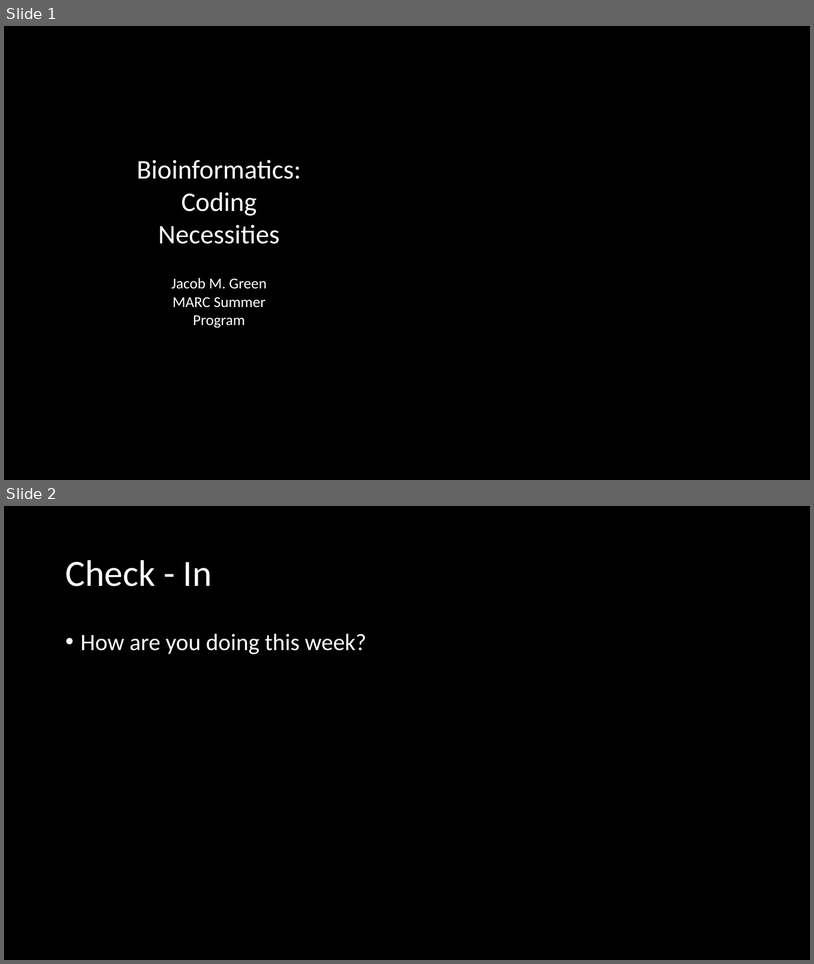
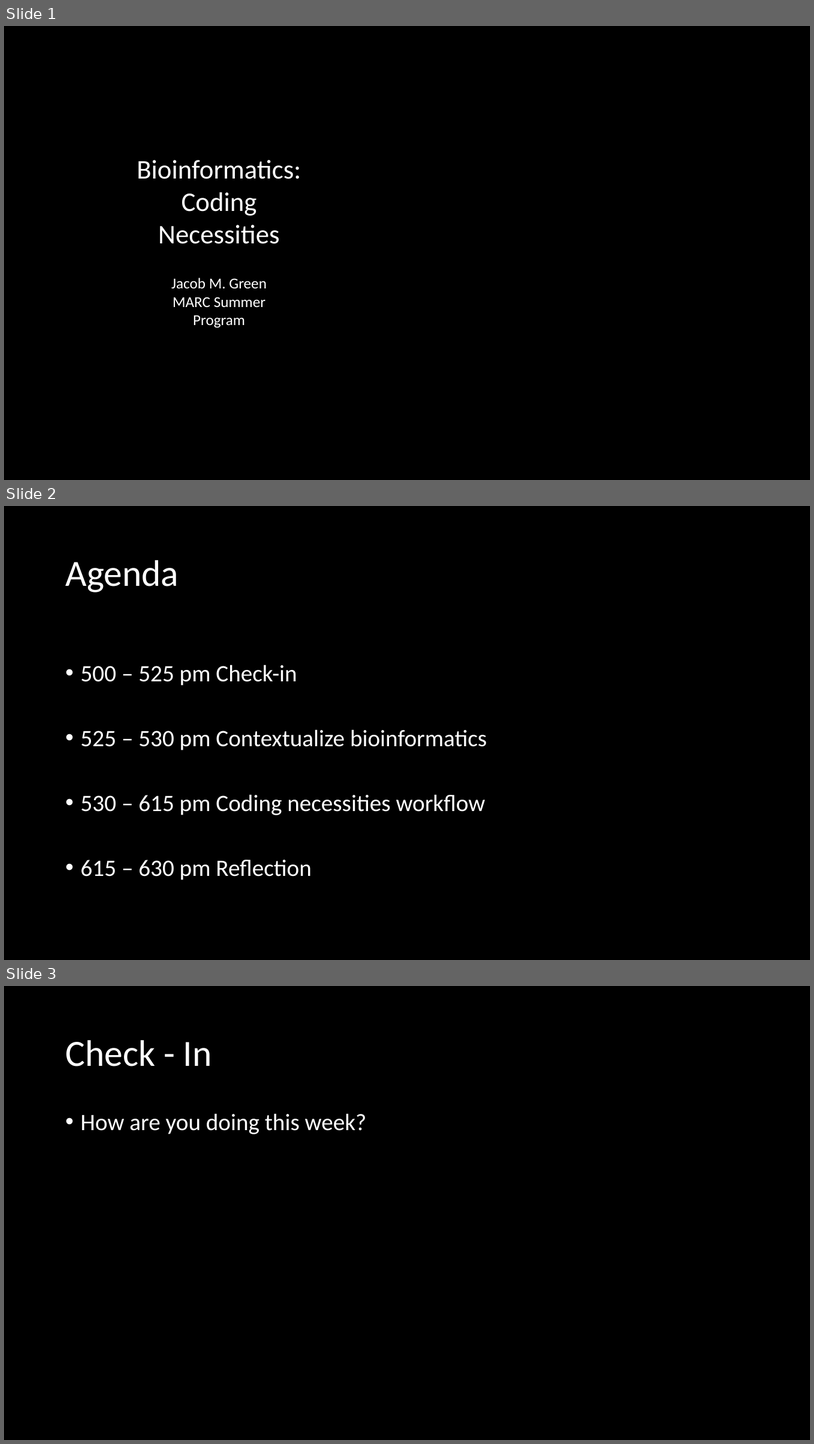
Before and after one commit to madmolecularman/MARC-Summer-2020, a slide deck: resources/coding/coding_necessities.pptx. Shown one above the other, each under a label of ours: slides 1 and 2 before the commit, slides 1, 2 and 3 after it. The pictures are 814x964 and 814x1444 pixels, drawn with LibreOffice and Linux fonts; fonts in the diff are those of the drawing; background and template pictures are left out. Boxes give left, top, right and bottom in pixels: in the first picture for what was removed or moved away, otherwise in the second. Text is boxed around its words. In the diff, an @@ line names an element or a change of style, - is before the commit and + after.

Commit message:
coding necessities reflection added

```diff
--- a/resources/coding/coding_necessities.pptx
+++ b/resources/coding/coding_necessities.pptx
@@ slide 2 added at <box>4,506,810,960</box>, background #000000 @@
@@ title added at <box>65,560,179,592</box>, 44 pt, text #FFFFFF @@
+Agenda
@@ text added at <box>81,664,487,880</box>, 28 pt, text #FFFFFF @@
+• 500 – 525 pm Check-in
+• 525 – 530 pm Contextualize bioinformatics
+• 530 – 615 pm Coding necessities workflow
+• 615 – 630 pm Reflection
@@ what was slide 2 is now slide 3 @@
```
Also in this commit, not shown: 1 slide changed, 2 other slides added, 3 other files.
